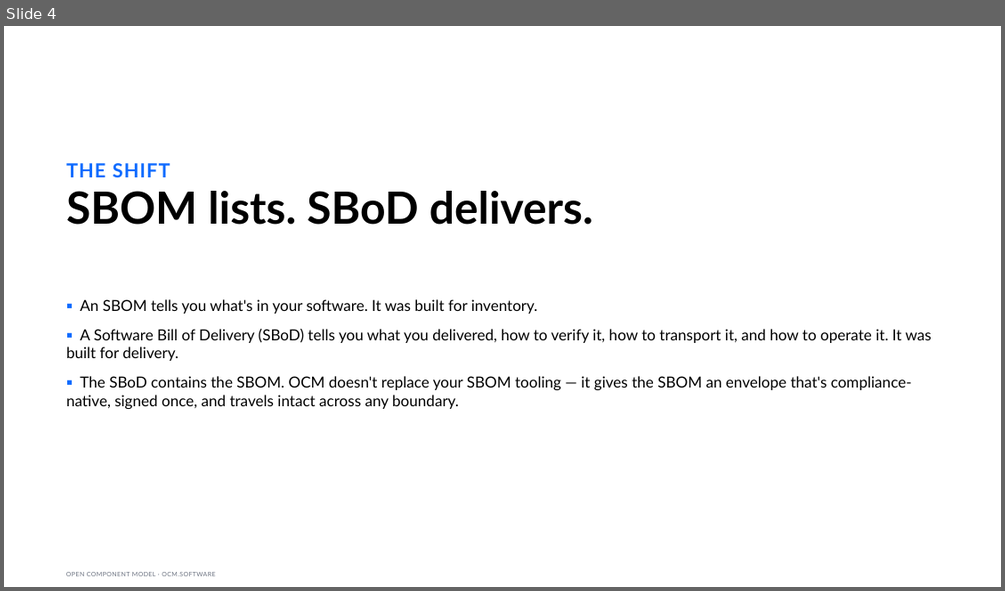
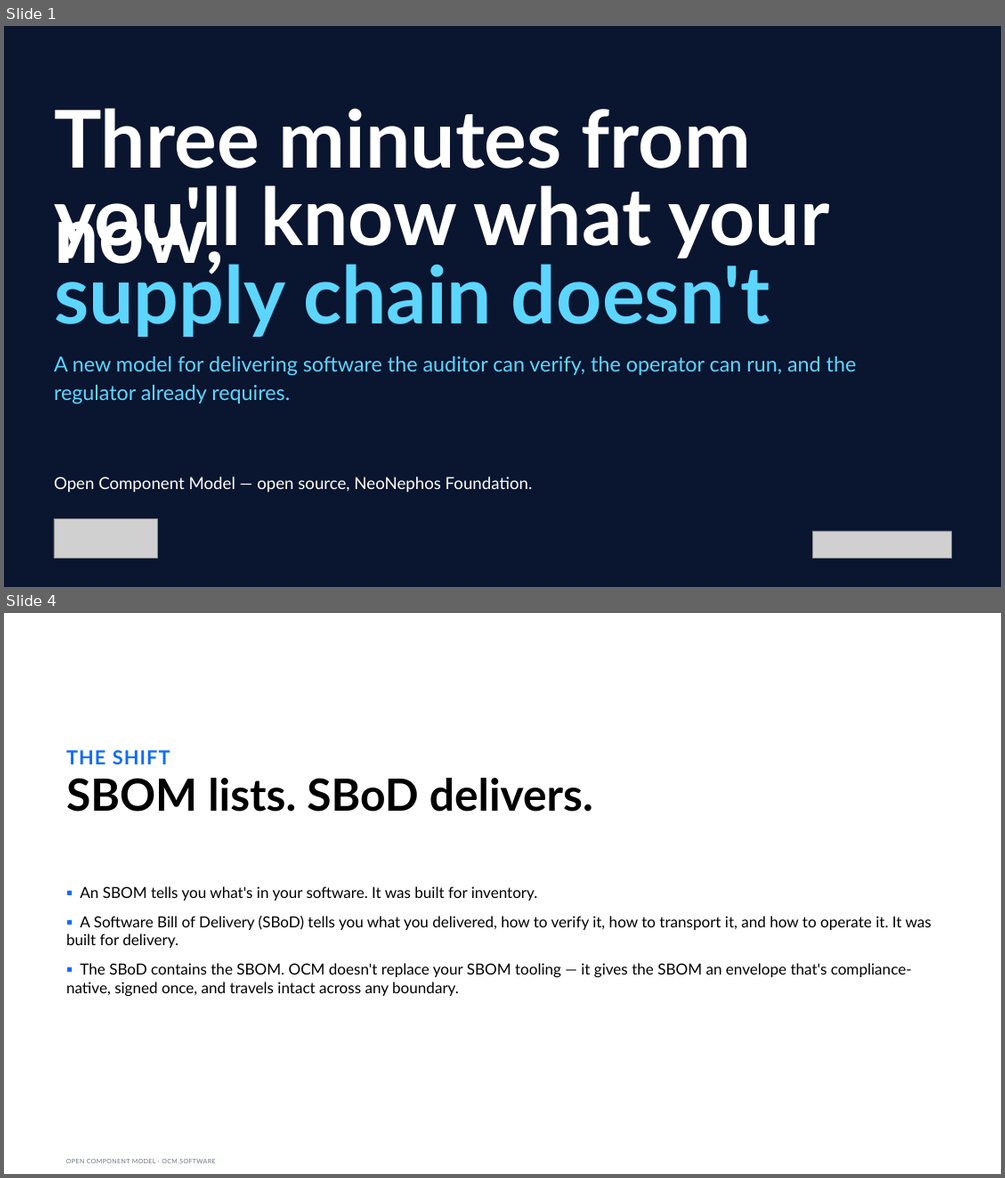
Before and after one commit to morri-son/open-component-model, a slide deck: docs/community/marketing/decks/exec-phase1/OCM-Sovereign-Delivery-Exec.pptx. Shown one above the other, each under a label of ours: slide 4 before the commit, slides 1 and 4 after it; the slides between them are not shown. The pictures are 1005x591 and 1005x1178 pixels, drawn with LibreOffice and Linux fonts; fonts in the diff are those of the drawing; grey boxes stand for pictures; background and template pictures are left out. Boxes give left, top, right and bottom in pixels: in the first picture for what was removed or moved away, otherwise in the second. Text is boxed around its words. In the diff, an @@ line names an element or a change of style, - is before the commit and + after.

```diff
--- a/docs/community/marketing/decks/exec-phase1/OCM-Sovereign-Delivery-Exec.pptx
+++ b/docs/community/marketing/decks/exec-phase1/OCM-Sovereign-Delivery-Exec.pptx
@@ slide 1 added at box(4, 26, 1001, 587), background picture (left out) @@
@@ title added at box(54, 108, 751, 274), 115 pt, text #FFFFFF, bold @@
+Three minutes from now,
@@ text added at box(54, 185, 830, 260), 115 pt, text #FFFFFF, bold @@
+you'll know what your
@@ text added at box(54, 254, 769, 337), 115 pt, text gradient #FFFFFF to #5CD6FF to #0F6BFF, bold @@
+supply chain doesn't
@@ text added at box(54, 356, 857, 404), 30 pt, text #5CD6FF @@
+A new model for delivering software the auditor can verify, the operator can run, and the regulator already requires.
@@ text added at box(54, 476, 533, 492), 24 pt, text #FFFFFF @@
+Open Component Model — open source, NeoNephos Foundation.
@@ picture added at box(54, 518, 157, 558) @@
@@ picture added at box(812, 531, 951, 557) @@
```
Also in this commit, not shown: 6 slides changed, 2 other slides added, 2 slides removed, 20 other files.
